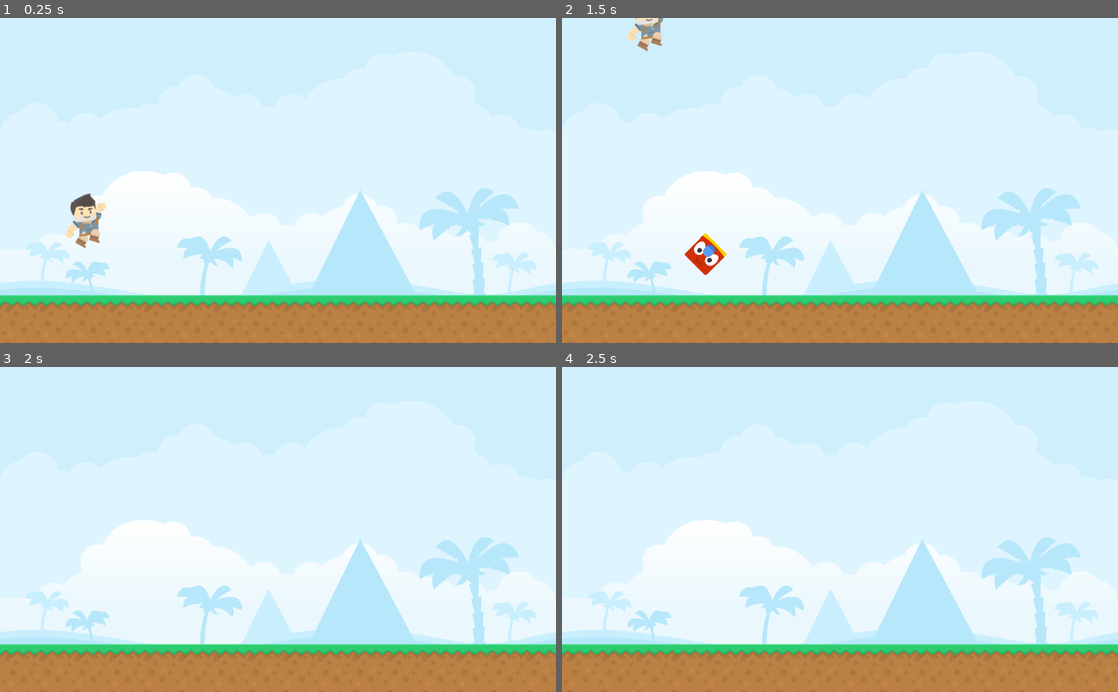
Above: before the commit, frames 1-4 (two rows, left to right).
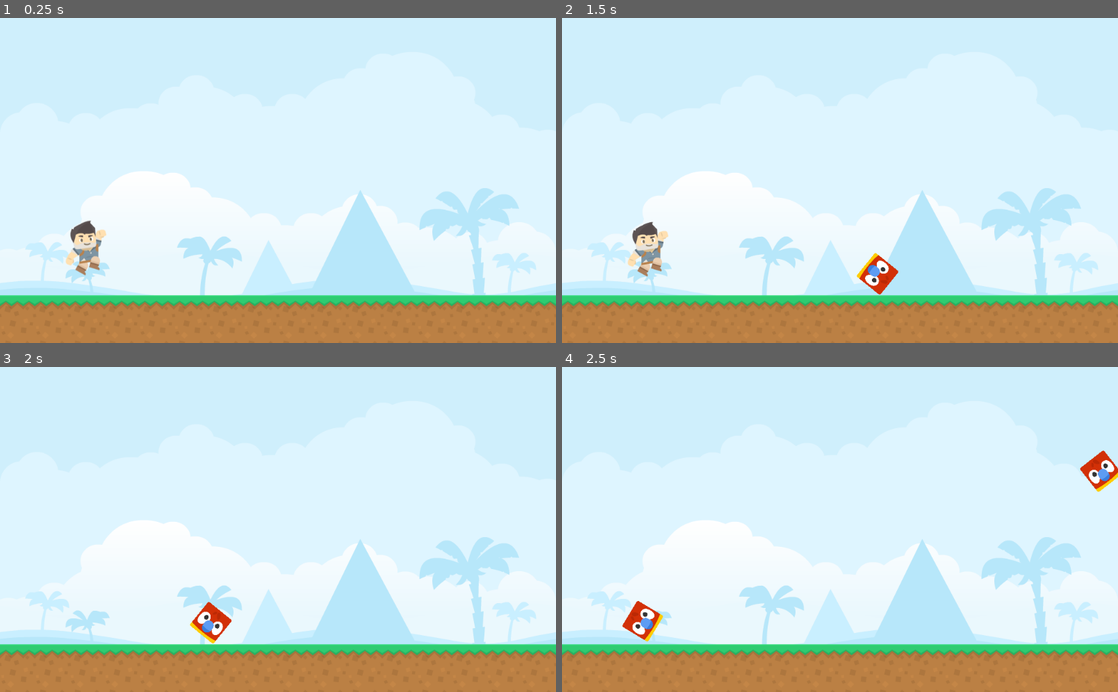
Above: after the commit, the same moments.

Repository: ttu/godot-dino-run
Game: Godot game, scene res://World.tscn
Two runs of this game, one before a commit and one after it. Both use one fixed random seed, a clock stepped at 60 frames per second and the inputs below.
Inputs:
- Up to frame 1 (0.25 s): no input
- Up to frame 2 (1.5 s): hold Up (ui_up) from 0.53 s (still down); tap Space at 0.77 s
- Up to frame 3 (2 s): keep holding Up (ui_up); tap Space at 1.52 s
- Up to frame 4 (2.5 s): release Up (ui_up) at 2.03 s

The runs differ from the first frame. In frame 1, 1.2% of the frame differs, in the area x 11-20%, y 53-80%; in frame 2, 2.0%, in the area x 11-61%, y 0-86%; in frame 3, 0.5%; in frame 4, 1.0%.

Commit message:
Create enemies dynamically. Alter player jump force.

Diff:
--- a/Player.gd
+++ b/Player.gd
@@ -1,9 +1,8 @@
 extends KinematicBody2D
 
 const UP = Vector2.UP
-const SPEED = 140
-const GRAVITY = 500
-const JUMPFORCE = -400
+const GRAVITY = 2000
+const JUMPFORCE = -1000
 
 var velocity = Vector2.ZERO
 
--- /dev/null
+++ b/World.gd
@@ -0,0 +1,23 @@
+extends Node2D
+
+var enemy = load("res://Enemy.tscn");
+var timer = null
+
+
+func _ready():
+	_on_timer_timeout();
+
+	timer = Timer.new()
+	self.add_child(timer)
+	timer.connect("timeout", self, "_on_timer_timeout")
+	timer.set_wait_time(2.0)
+	timer.set_one_shot(false)
+	timer.start()
+
+func _on_timer_timeout():
+	var e = enemy.instance()
+	e.position = Vector2(1100, randi()%400)
+	e.rotation_degrees = randi()%360
+	e.applied_force = Vector2(-1000,500)
+	e.mass = randf()*2.0
+	self.add_child(e)
--- a/World.tscn
+++ b/World.tscn
@@ -3,8 +3,8 @@
 [ext_resource path="res://assets/tiles/platformPack_tile004.png" type="Texture" id=1]
 [ext_resource path="res://assets/tiles/platformPack_tile001.png" type="Texture" id=2]
 [ext_resource path="res://Player.tscn" type="PackedScene" id=3]
-[ext_resource path="res://Enemy.tscn" type="PackedScene" id=4]
 [ext_resource path="res://assets/backgroundDesert.png" type="Texture" id=5]
+[ext_resource path="res://World.gd" type="Script" id=6]
 
 [sub_resource type="ConvexPolygonShape2D" id=1]
 points = PoolVector2Array( 0, 0, 64, 0, 64, 64, 0, 64 )
@@ -57,6 +57,7 @@
 1/z_index = 0
 
 [node name="Node2D" type="Node2D"]
+script = ExtResource( 6 )
 
 [node name="TileMap" type="TileMap" parent="."]
 tile_set = SubResource( 3 )
@@ -66,12 +67,6 @@
 [node name="Player" parent="." instance=ExtResource( 3 )]
 position = Vector2( 156, 354 )
 
-[node name="RigidBody2D" parent="." instance=ExtResource( 4 )]
-position = Vector2( 1133, 261 )
-rotation = -0.885254
-applied_force = Vector2( -1000, 500 )
-applied_torque = 10.0
-
 [node name="Background" type="Sprite" parent="."]
 position = Vector2( 512, 369 )
 z_index = -1
